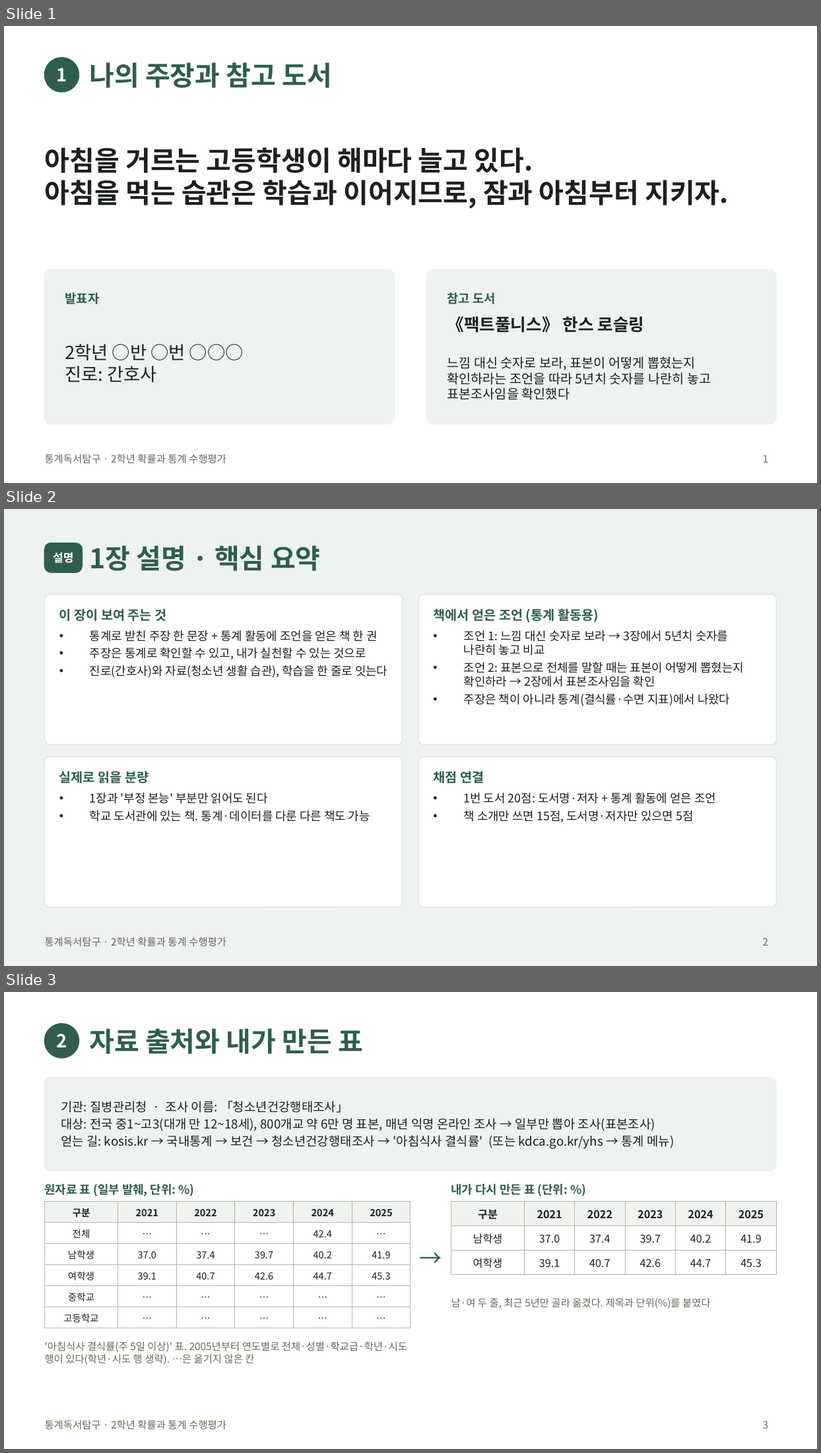
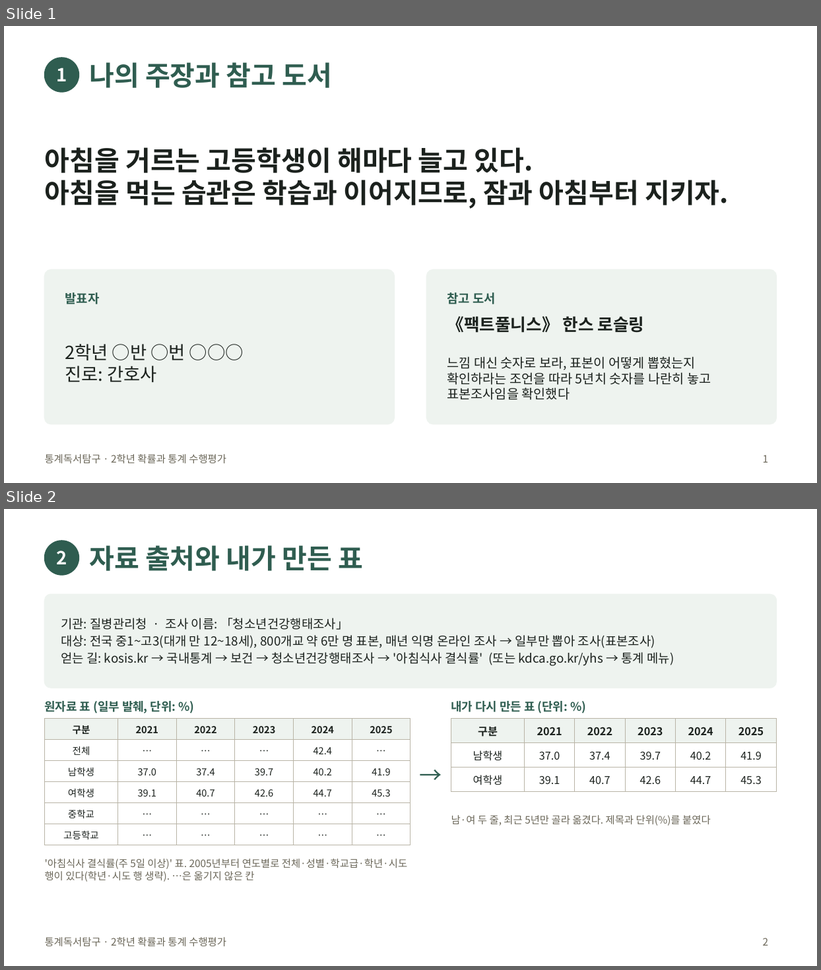
Before and after one commit to jaegeunsongsong/autobot, a slide deck: docs/2026-2학기-통계독서탐구-수행평가/발표예시-간호.pptx. Shown one above the other, each under a label of ours: slides 1, 2 and 3 before the commit, slides 1 and 2 after it. The pictures are 821x1453 and 821x970 pixels, drawn with LibreOffice and Linux fonts; fonts in the diff are those of the drawing. Boxes give left, top, right and bottom in pixels: in the first picture for what was removed or moved away, otherwise in the second. Text is boxed around its words. In the diff, an @@ line names an element or a change of style, - is before the commit and + after.

```diff
--- a/docs/2026-2학기-통계독서탐구-수행평가/발표예시-간호.pptx
+++ b/docs/2026-2학기-통계독서탐구-수행평가/발표예시-간호.pptx
@@ slide 2 removed at <box>4,509,817,966</box>, background #EEF3EF; not listed: 1 template element that a slide beside it also shows @@
@@ rounded rectangle removed at <box>45,543,82,572</box> @@
@@ title removed at <box>89,545,321,571</box> @@
-1장 설명 · 핵심 요약
@@ text removed at <box>53,552,73,563</box> @@
-설명
@@ rounded rectangle removed at <box>45,594,403,745</box> @@
@@ rounded rectangle removed at <box>418,594,776,745</box> @@
@@ text removed at <box>59,609,166,621</box> @@
-이 장이 보여 주는 것
@@ text removed at <box>433,609,599,623</box> @@
-책에서 얻은 조언 (통계 활동용)
@@ text removed at <box>90,630,387,678</box> @@
-• 통계로 받친 주장 한 문장 + 통계 활동에 조언을 얻은 책 한 권
-• 주장은 통계로 확인할 수 있고, 내가 실천할 수 있는 것으로
-• 진로(간호사)와 자료(청소년 생활 습관), 학습을 한 줄로 잇는다
@@ text removed at <box>464,630,744,706</box> @@
-• 조언 1: 느낌 대신 숫자로 보라 → 3장에서 5년치 숫자를 나란히 놓고 비교
-• 조언 2: 표본으로 전체를 말할 때는 표본이 어떻게 뽑혔는지 확인하라 → 2장에서 표본조사임을 확인
-• 주장은 책이 아니라 통계(결식률·수면 지표)에서 나왔다
@@ rounded rectangle removed at <box>45,757,403,908</box> @@
@@ rounded rectangle removed at <box>418,757,776,908</box> @@
@@ text removed at <box>59,771,149,784</box> @@
-실제로 읽을 분량
@@ text removed at <box>433,771,484,784</box> @@
-채점 연결
@@ text removed at <box>90,793,370,822</box> @@
-• 1장과 '부정 본능' 부분만 읽어도 된다
-• 학교 도서관에 있는 책. 통계·데이터를 다룬 다른 책도 가능
@@ text removed at <box>464,793,716,823</box> @@
-• 1번 도서 20점: 도서명·저자 + 통계 활동에 얻은 조언
-• 책 소개만 쓰면 15점, 도서명·저자만 있으면 5점
@@ page number removed at <box>763,938,769,946</box> @@
-2
@@ what was slide 3 is now slide 2 @@
@@ page number at <box>763,938,769,946</box>: text changed @@
-3
+2
```
Also in this commit, not shown: 2 slides changed, 3 other slides removed, 8 other files.
